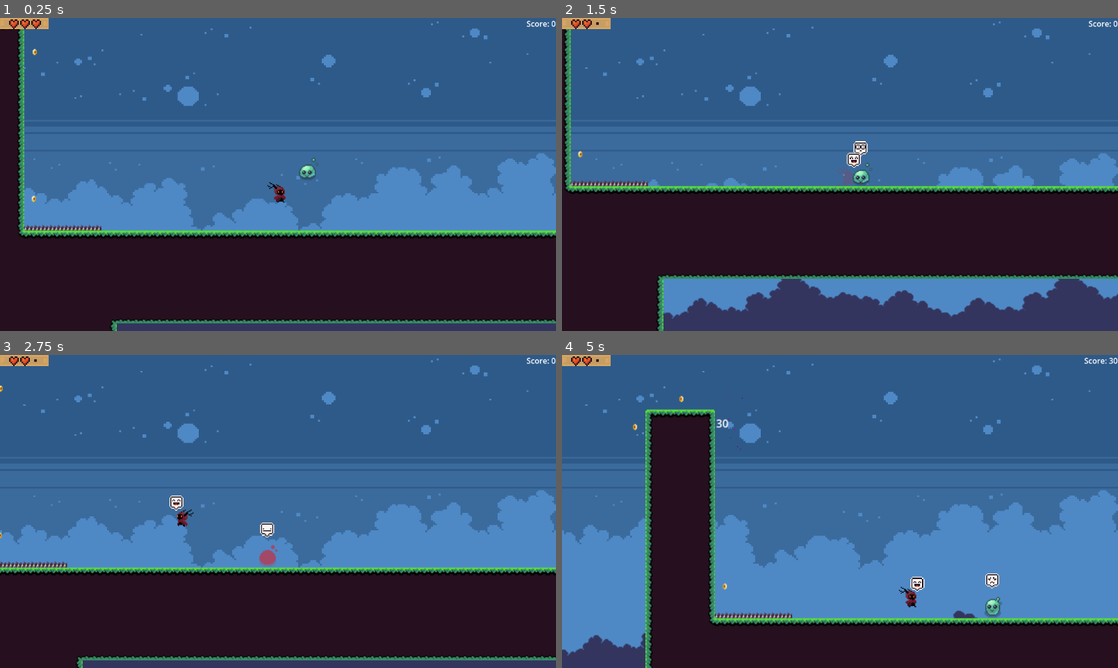
Above: before the commit, frames 1-4 (two rows, left to right).
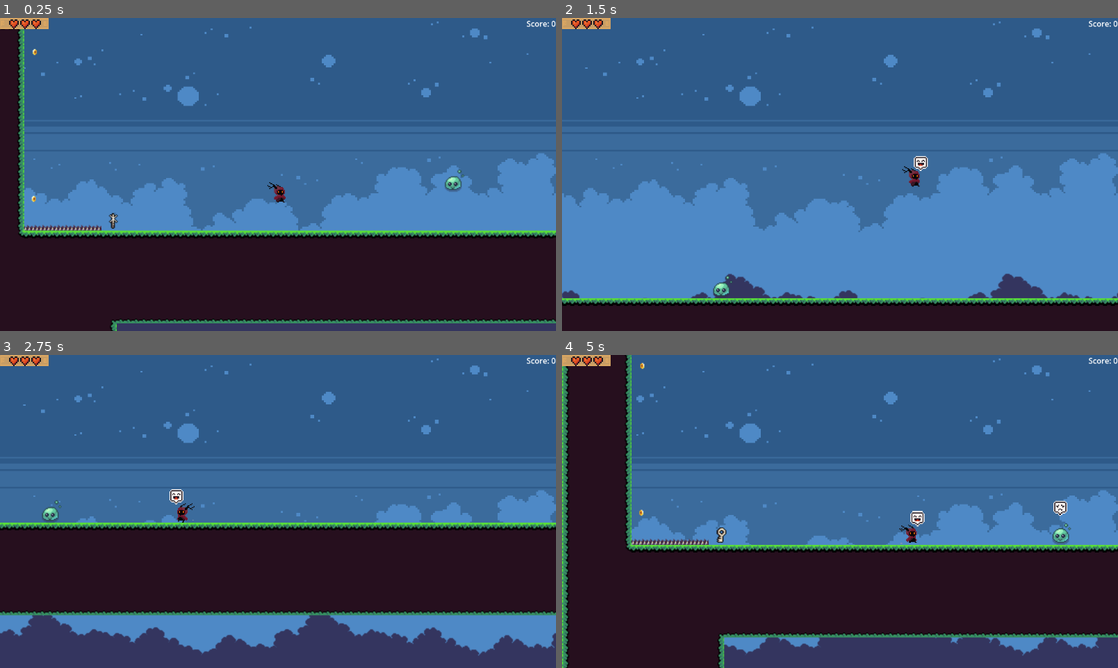
Above: after the commit, the same moments.

Repository: ag-pacier/Serif_Platformer
Game: Godot game, scene res://LevelStuff/Devlevel/devLevel.tscn
Same seed, same stepped clock (60 frames per second), same inputs: the game is played once before the commit and once after it. Sound files missing from this copy of the repository are replaced by a short silence.
Inputs:
- Up to frame 1 (0.25 s): no input
- Up to frame 2 (1.5 s): tap Enter (return_but) at 0.5, 1.35 s; hold Right (right) from 0.53 s (still down); tap F (action) at 0.6 s; tap Space (jump) at 0.77 s
- Up to frame 3 (2.75 s): tap Space (jump) at 1.52 s; release Right (right) at 2.03 s; hold Left (left) from 2.03 s (still down); tap F (action) at 2.1 s
- Up to frame 4 (5 s): tap Enter (return_but) at 2.85, 4.35 s; tap Space (jump) at 3.02, 3.77, 4.52 s; tap F (action) at 3.6 s; release Left (left) at 4.28 s; hold Right (right) from 4.28 s (still down)

The runs differ from the first frame. In frame 1, 0.3% of the frame differs, in the area x 19-84%, y 44-68%; in frame 2, 44%; in frame 3, 33%; in frame 4, 47%, in the area x 0-100%, y 0-100%.

Commit message:
Implemented Keys!

Diff:
--- a/LevelStuff/Devlevel/devLevel.tscn
+++ b/LevelStuff/Devlevel/devLevel.tscn
@@ -13,6 +13,7 @@
 [ext_resource type="PackedScene" uid="uid://xicgr417lmjh" path="res://Sprites/Barriers/DoorToOpen/Door.tscn" id="9_x0utg"]
 [ext_resource type="PackedScene" uid="uid://651qoousmogv" path="res://Sprites/MovingPlatform/MovingPlat.tscn" id="11_p8pol"]
 [ext_resource type="PackedScene" uid="uid://q7ign3bl3yn3" path="res://Sprites/Baddies/Slime/Slime.tscn" id="11_ystxo"]
+[ext_resource type="PackedScene" uid="uid://due08jky8phuv" path="res://Sprites/Barriers/Key/key.tscn" id="12_nyj2j"]
 
 [sub_resource type="TileSetAtlasSource" id="TileSetAtlasSource_6bjdc"]
 texture = ExtResource("4_4sij5")
@@ -188,11 +189,15 @@
 [node name="TriggerBase" parent="Items/Sign" index="0" instance=ExtResource("8_ngk8f")]
 position = Vector2(997, 203)
 
+[node name="Key" parent="Items" index="3" instance=ExtResource("12_nyj2j")]
+position = Vector2(117, 222)
+pickup_name = "RedKey"
+
 [node name="MovingPlat" parent="MovingPlats" index="0" instance=ExtResource("11_p8pol")]
 position = Vector2(1105, 628)
 
 [node name="Slime" parent="Enemies" index="0" instance=ExtResource("11_ystxo")]
-position = Vector2(317, 137)
+position = Vector2(468, 149)
 collision_layer = 70
 collision_mask = 542
 floor_constant_speed = false
--- a/LevelStuff/Devlevel/devlevel.gd
+++ b/LevelStuff/Devlevel/devlevel.gd
@@ -8,7 +8,7 @@
 
 
 func _on_trigger_base_trigger_trip(bod) -> void:
-	if bod.is_in_group("MainC") and test_door != null:
+	if bod.is_in_group("MainC") and test_door != null and bod.has_key("RedKey"):
 		test_door.unlock_door()
 
 
--- a/Sprites/Barriers/Key/key.gd
+++ b/Sprites/Barriers/Key/key.gd
@@ -1,7 +1,13 @@
-extends Node2D
+extends Pickup
 class_name Key
 
 @export var key_color: Color = Color("red")
 
 func _ready() -> void:
-	$StaticBody2D/GPUParticles2D.process_material.display.color = key_color
+	super()
+	$Keyaura.set_color(key_color)
+
+func _on_body_entered(body):
+	if body.is_in_group("MainC"):
+		body.add_key_aura(pickup_name, key_color)
+		super(body)
--- a/Sprites/Barriers/Key/key.tscn
+++ b/Sprites/Barriers/Key/key.tscn
@@ -1,55 +1,54 @@
-[gd_scene load_steps=19 format=3 uid="uid://hoc82k5blixq"]
+[gd_scene load_steps=17 format=3 uid="uid://due08jky8phuv"]
 
 [ext_resource type="Script" uid="uid://dfox3buwo5brm" path="res://Sprites/Barriers/Key/key.gd" id="1_b78e3"]
-[ext_resource type="Texture2D" uid="uid://dqermcfup3dat" path="res://Art/key-rpblocks/KeyString.png" id="1_y1qya"]
+[ext_resource type="PackedScene" uid="uid://b8ja3qoy8ksw3" path="res://Sprites/base_pickup.tscn" id="1_y1qya"]
 [ext_resource type="AudioStream" uid="uid://dcnkrfe0r28hl" path="res://Sounds/HorrorSFX/Keys_pick up.wav" id="2_ajc82"]
+[ext_resource type="Texture2D" uid="uid://dqermcfup3dat" path="res://Art/key-rpblocks/KeyString.png" id="2_b78e3"]
+[ext_resource type="PackedScene" uid="uid://brw3y7t6gam4y" path="res://Sprites/Barriers/Key/keyaura.tscn" id="5_v5vre"]
 
-[sub_resource type="AtlasTexture" id="AtlasTexture_b78e3"]
-atlas = ExtResource("1_y1qya")
+[sub_resource type="AtlasTexture" id="AtlasTexture_ajc82"]
+atlas = ExtResource("2_b78e3")
 region = Rect2(0, 0, 16, 16)
 
-[sub_resource type="AtlasTexture" id="AtlasTexture_ajc82"]
-atlas = ExtResource("1_y1qya")
+[sub_resource type="AtlasTexture" id="AtlasTexture_mdcpy"]
+atlas = ExtResource("2_b78e3")
 region = Rect2(0, 16, 16, 16)
 
-[sub_resource type="AtlasTexture" id="AtlasTexture_mdcpy"]
-atlas = ExtResource("1_y1qya")
+[sub_resource type="AtlasTexture" id="AtlasTexture_v5vre"]
+atlas = ExtResource("2_b78e3")
 region = Rect2(0, 32, 16, 16)
 
-[sub_resource type="AtlasTexture" id="AtlasTexture_v5vre"]
-atlas = ExtResource("1_y1qya")
+[sub_resource type="AtlasTexture" id="AtlasTexture_3ejy5"]
+atlas = ExtResource("2_b78e3")
 region = Rect2(0, 48, 16, 16)
 
-[sub_resource type="AtlasTexture" id="AtlasTexture_3ejy5"]
-atlas = ExtResource("1_y1qya")
+[sub_resource type="AtlasTexture" id="AtlasTexture_hi40q"]
+atlas = ExtResource("2_b78e3")
 region = Rect2(0, 64, 16, 16)
 
-[sub_resource type="AtlasTexture" id="AtlasTexture_hi40q"]
-atlas = ExtResource("1_y1qya")
+[sub_resource type="AtlasTexture" id="AtlasTexture_ue7vf"]
+atlas = ExtResource("2_b78e3")
 region = Rect2(0, 80, 16, 16)
 
-[sub_resource type="AtlasTexture" id="AtlasTexture_ue7vf"]
-atlas = ExtResource("1_y1qya")
+[sub_resource type="AtlasTexture" id="AtlasTexture_yq7w5"]
+atlas = ExtResource("2_b78e3")
 region = Rect2(0, 96, 16, 16)
 
-[sub_resource type="AtlasTexture" id="AtlasTexture_yq7w5"]
-atlas = ExtResource("1_y1qya")
+[sub_resource type="AtlasTexture" id="AtlasTexture_20yt8"]
+atlas = ExtResource("2_b78e3")
 region = Rect2(0, 112, 16, 16)
 
-[sub_resource type="AtlasTexture" id="AtlasTexture_20yt8"]
-atlas = ExtResource("1_y1qya")
+[sub_resource type="AtlasTexture" id="AtlasTexture_sf3us"]
+atlas = ExtResource("2_b78e3")
 region = Rect2(0, 128, 16, 16)
 
-[sub_resource type="AtlasTexture" id="AtlasTexture_sf3us"]
-atlas = ExtResource("1_y1qya")
+[sub_resource type="AtlasTexture" id="AtlasTexture_j0dqk"]
+atlas = ExtResource("2_b78e3")
 region = Rect2(0, 144, 16, 16)
 
-[sub_resource type="SpriteFrames" id="SpriteFrames_j0dqk"]
+[sub_resource type="SpriteFrames" id="SpriteFrames_w1d1x"]
 animations = [{
 "frames": [{
-"duration": 1.0,
-"texture": SubResource("AtlasTexture_b78e3")
-}, {
 "duration": 1.0,
 "texture": SubResource("AtlasTexture_ajc82")
 }, {
@@ -76,57 +75,23 @@
 }, {
 "duration": 1.0,
 "texture": SubResource("AtlasTexture_sf3us")
+}, {
+"duration": 1.0,
+"texture": SubResource("AtlasTexture_j0dqk")
 }],
 "loop": true,
 "name": &"default",
 "speed": 7.0
 }]
 
-[sub_resource type="RectangleShape2D" id="RectangleShape2D_w1d1x"]
+[node name="Key" instance=ExtResource("1_y1qya")]
+script = ExtResource("1_b78e3")
+key_color = Color(1, 0, 0, 1)
+worth = 20
+pickup_sound = ExtResource("2_ajc82")
 
-[sub_resource type="Gradient" id="Gradient_ajc82"]
+[node name="AnimatedSprite2D" parent="." index="1"]
+sprite_frames = SubResource("SpriteFrames_w1d1x")
+frame_progress = 0.718571
 
-[sub_resource type="GradientTexture1D" id="GradientTexture1D_mdcpy"]
-gradient = SubResource("Gradient_ajc82")
-width = 80
-
-[sub_resource type="ParticleProcessMaterial" id="ParticleProcessMaterial_v5vre"]
-particle_flag_disable_z = true
-emission_shape = 1
-emission_sphere_radius = 8.0
-gravity = Vector3(0, 50, 0)
-radial_accel_min = -60.92
-radial_accel_max = -60.92
-scale_max = 3.0
-color = Color(0.0166667, 1, 0, 1)
-color_ramp = SubResource("GradientTexture1D_mdcpy")
-
-[node name="Key" type="Node2D"]
-script = ExtResource("1_b78e3")
-
-[node name="Keynoise" type="AudioStreamPlayer" parent="."]
-stream = ExtResource("2_ajc82")
-bus = &"Effects"
-
-[node name="StaticBody2D" type="StaticBody2D" parent="."]
-collision_layer = 512
-collision_mask = 0
-
-[node name="Sprite" type="AnimatedSprite2D" parent="StaticBody2D"]
-sprite_frames = SubResource("SpriteFrames_j0dqk")
-frame_progress = 0.786876
-
-[node name="CollisionShape2D" type="CollisionShape2D" parent="StaticBody2D"]
-visible = false
-shape = SubResource("RectangleShape2D_w1d1x")
-
-[node name="GPUParticles2D" type="GPUParticles2D" parent="StaticBody2D"]
-amount = 18
-randomness = 0.44
-fixed_fps = 12
-visibility_rect = Rect2(-32, -32, 32, 32)
-local_coords = true
-trail_enabled = true
-trail_lifetime = 0.2
-trail_sections = 4
-process_material = SubResource("ParticleProcessMaterial_v5vre")
+[node name="Keyaura" parent="." index="2" instance=ExtResource("5_v5vre")]
--- /dev/null
+++ b/Sprites/Barriers/Key/keyaura.gd
@@ -0,0 +1,5 @@
+extends Node2D
+class_name Key_Aura
+
+func set_color(col: Color) -> void:
+	$GPUParticles2D.process_material.color = col
--- /dev/null
+++ b/Sprites/Barriers/Key/keyaura.tscn
@@ -0,0 +1,33 @@
+[gd_scene load_steps=5 format=3 uid="uid://brw3y7t6gam4y"]
+
+[ext_resource type="Script" uid="uid://c4dmdvyayq7px" path="res://Sprites/Barriers/Key/keyaura.gd" id="1_uhpvc"]
+
+[sub_resource type="Gradient" id="Gradient_iv3j1"]
+
+[sub_resource type="GradientTexture1D" id="GradientTexture1D_mdcpy"]
+gradient = SubResource("Gradient_iv3j1")
+width = 80
+
+[sub_resource type="ParticleProcessMaterial" id="ParticleProcessMaterial_uhpvc"]
+particle_flag_disable_z = true
+emission_shape = 1
+emission_sphere_radius = 8.0
+gravity = Vector3(0, 50, 0)
+radial_accel_min = -60.92
+radial_accel_max = -60.92
+scale_max = 3.0
+color = Color(0.0166667, 1, 0, 1)
+color_ramp = SubResource("GradientTexture1D_mdcpy")
+
+[node name="Keyaura" type="Node2D"]
+script = ExtResource("1_uhpvc")
+
+[node name="GPUParticles2D" type="GPUParticles2D" parent="."]
+amount = 18
+randomness = 0.44
+fixed_fps = 12
+visibility_rect = Rect2(-32, -32, 32, 32)
+trail_enabled = true
+trail_lifetime = 0.2
+trail_sections = 4
+process_material = SubResource("ParticleProcessMaterial_uhpvc")
--- a/Sprites/satrio/satrio.gd
+++ b/Sprites/satrio/satrio.gd
@@ -21,6 +21,12 @@
 
 # Mood sprite
 @onready var mood_bub = preload("res://Sprites/MoodBubble/MoodBubble.tscn")
+
+# Key aura scene
+@onready var kaura = preload("res://Sprites/Barriers/Key/keyaura.tscn")
+
+# Container for key auras
+@onready var held_keys: Dictionary
 
 # container for the V of HSV when Satrio gets hurt
 @onready var color_v: float = 0
@@ -166,6 +172,25 @@
 	if anim_node.animation == "move":
 		$StepSounds.play()
 
+func has_key(aurname: StringName) -> bool:
+	if aurname in held_keys:
+		return true
+	return false
+
+func add_key_aura(aurname: StringName, col: Color) -> void:
+	if aurname not in held_keys:
+		var new_aura = kaura.instantiate()
+		new_aura.set_color(col)
+		add_child(new_aura)
+		held_keys[aurname] = new_aura
+
+func remove_key_aura(aurname: StringName) -> void:
+	if aurname in held_keys:
+		var removed_aura = held_keys[aurname]
+		held_keys.erase(aurname)
+		removed_aura.set_deferred("visible", false)
+		removed_aura.queue_free()
+
 ## When the injury timer elapses, we can be hurt again :(
 func _on_injury_timer_timeout():
 	anim_node.self_modulate = Color(1, 1, 1, 1)
Not shown: 1 places in LevelStuff/Devlevel/devLevel.tscn that only renumber resources
Not shown, added: Sprites/Barriers/Key/keyaura.gd.uid
